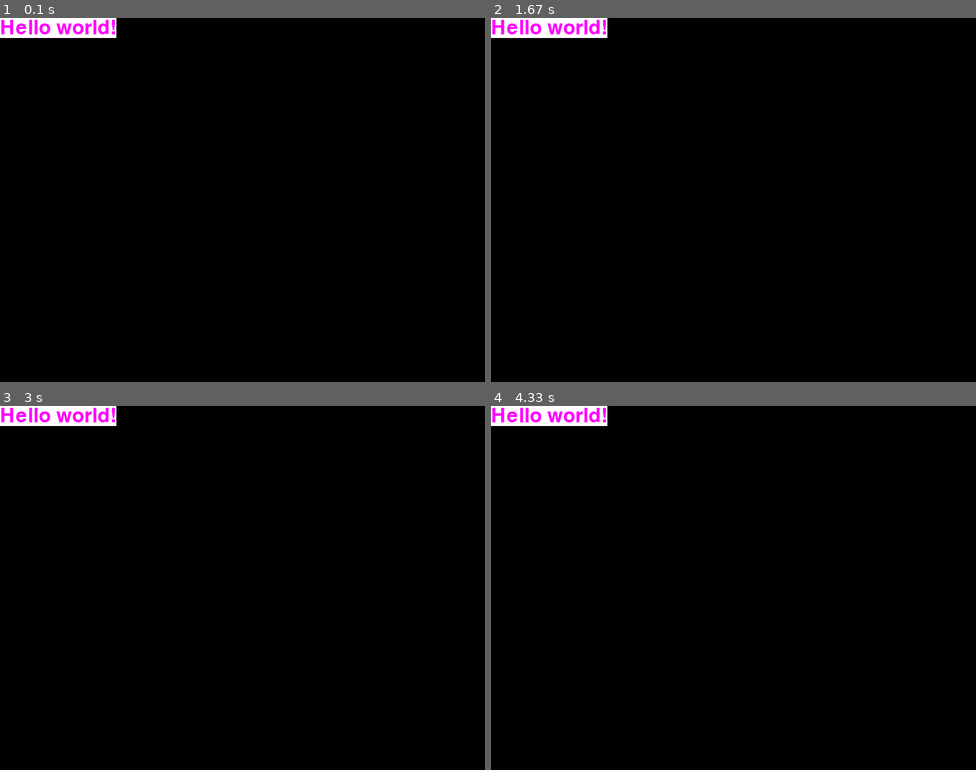
Above: before the commit, frames 1-4 (two rows, left to right).
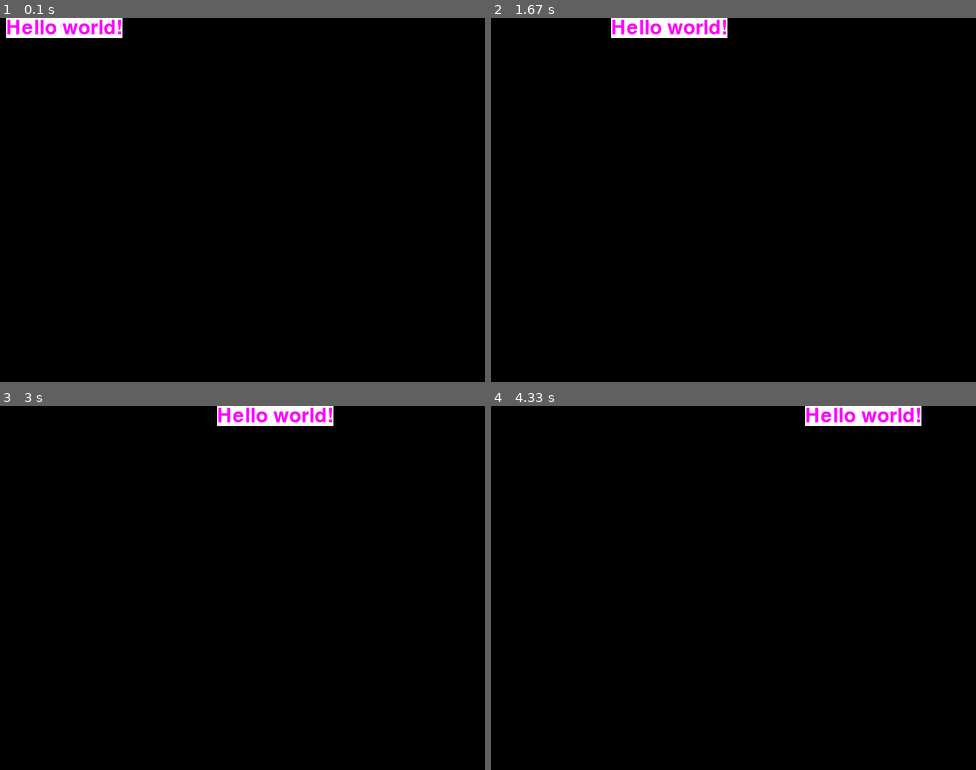
Above: after the commit, the same moments.

Repository: carlosefrias/pygame-learning
Game: pygame game, started from helloworld.py
Two runs of this game, one before a commit and one after it. Both use one fixed random seed, a clock stepped at 60 frames per second and the inputs below.
Inputs:
- Up to frame 1 (0.1 s): no input
- Up to frame 2 (1.67 s): no input
- Up to frame 3 (3 s): no input
- Up to frame 4 (4.33 s): no input

The runs differ from the first frame. In frame 1, 0.6% of the frame differs, in the area x 0-26%, y 0-6%; in frame 2, 2.6%, in the area x 0-49%, y 0-6%; in frame 3, 2.6%; in frame 4, 2.6%.

Commit message:
moving the hello world text

Diff:
--- a/helloworld.py
+++ b/helloworld.py
@@ -10,9 +10,20 @@
 
 hw = myriadProFont.render("Hello world!", 1, (255, 0, 255), (255, 255, 255))
 
+x, y = 0, 0
+clock = pygame.time.Clock()
 while True:
+    clock.tick(200)
     for event in pygame.event.get():
         if event.type == pygame.QUIT:
             sys.exit()
-    screen.blit(hw, (0,0))
+    screen.fill((0,0,0))
+    screen.blit(hw, (x,y))
+    if(x <= 800):
+        x += 1
+    else:
+        x = 0
+        y += 50
+    if(y > 600):
+        x, y = 0, 0
     pygame.display.update()
